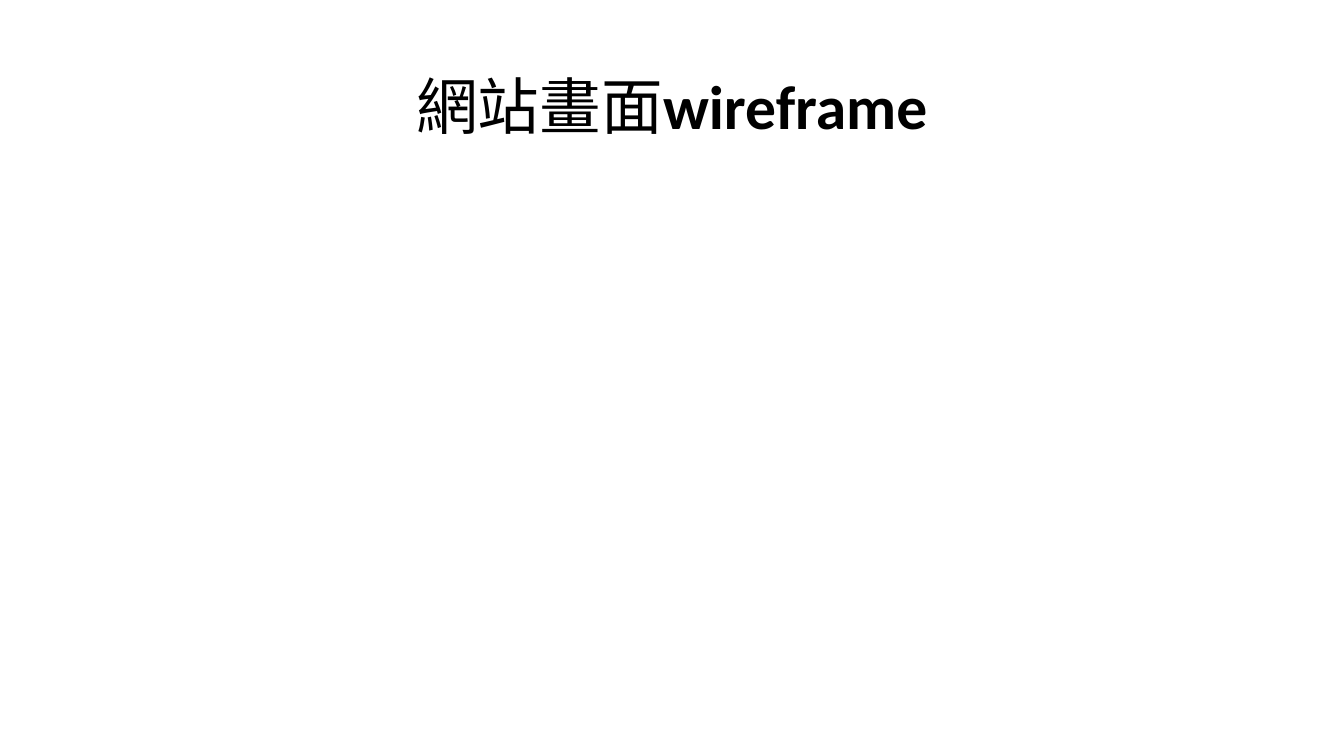
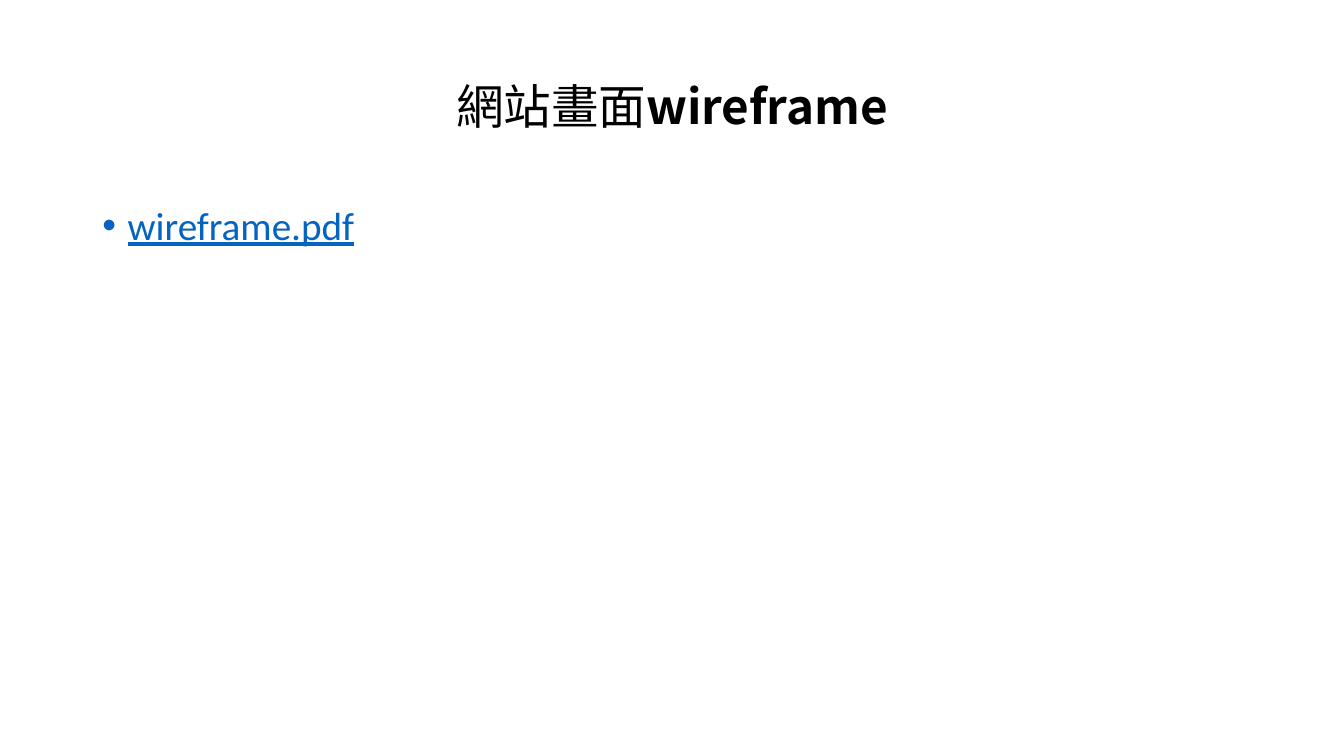
Before and after one commit to WeiHsuanLai/Taishan, a slide deck: slide 8 of 無人自助旅店期初報告.pptx. Drawn at 1344x756 pixels with LibreOffice and Linux fonts; fonts in the diff are those of the drawing. Boxes give left, top, right and bottom in pixels: in the first picture for what was removed or moved away, otherwise in the second. Text is boxed around its words. In the diff, an @@ line names an element or a change of style, - is before the commit and + after.

```diff
--- a/無人自助旅店期初報告.pptx
+++ b/無人自助旅店期初報告.pptx
@@ title "網站畫面wireframe" at <box>456,84,888,128</box>: size 44 to 34 pt, font Calibri to Noto Sans CJK TC @@
@@ text added at <box>128,212,355,247</box>, 28 pt, text #0563C1, underline @@
+• wireframe.pdf
```
Also in this commit, not shown: 2 other slides changed, 2 other files.
